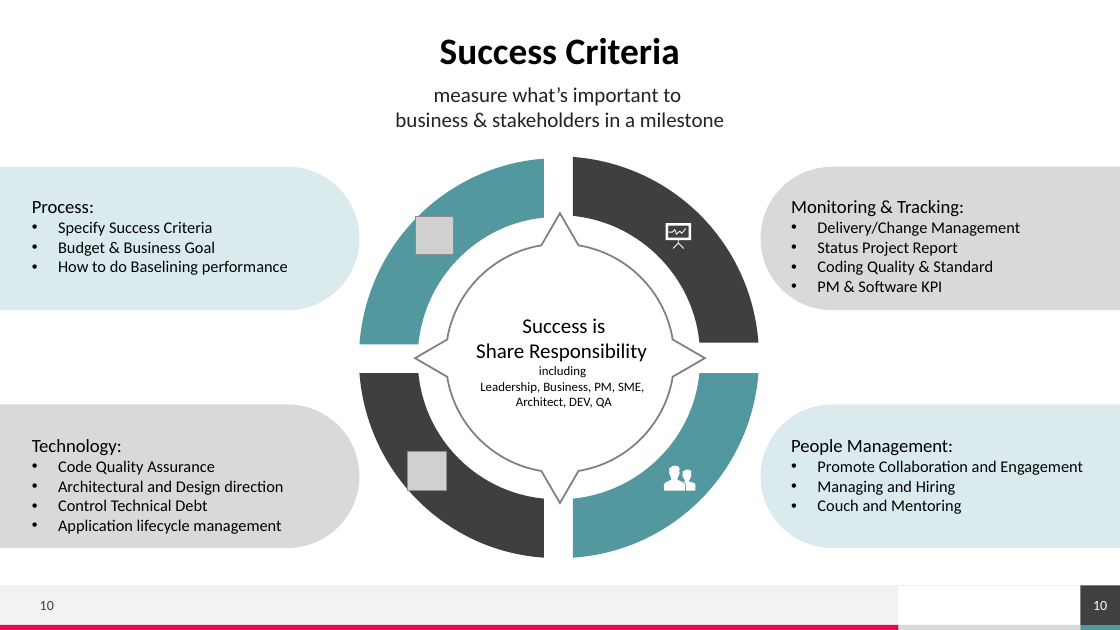
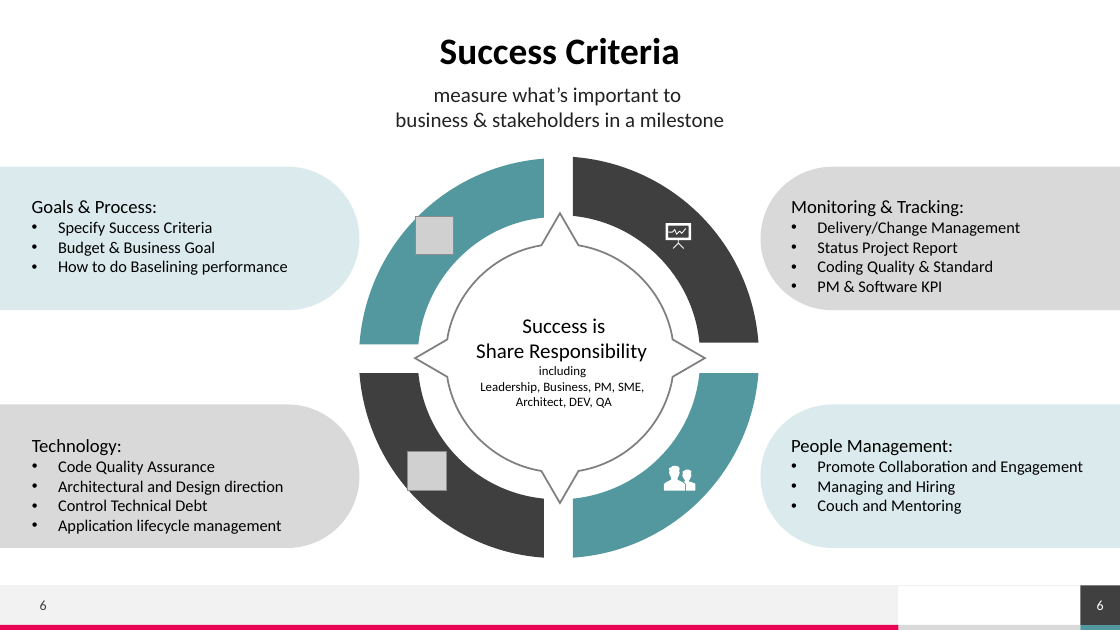
Before and after one commit to shadmehr/EmptyPython, a slide deck: slide 6 of Final - How to build a team.pptx (slide 10 before the commit). Drawn at 1120x630 pixels with LibreOffice and Linux fonts; fonts in the diff are those of the drawing; grey boxes stand for pictures; background and template pictures are left out. Boxes give left, top, right and bottom in pixels: in the first picture for what was removed or moved away, otherwise in the second. Text is boxed around its words. In the diff, an @@ line names an element or a change of style, - is before the commit and + after.

```diff
--- a/Final - How to build a team.pptx
+++ b/Final - How to build a team.pptx
@@ text at box(32, 200, 157, 213): text changed @@
-Process:
+Goals & Process:
@@ page number at box(40, 600, 47, 610): text changed @@
-10
+6
@@ page number at box(1097, 600, 1104, 610): text changed @@
-10
+6
```
Also in this commit, not shown: 1 other slide changed, 4 slides removed.
